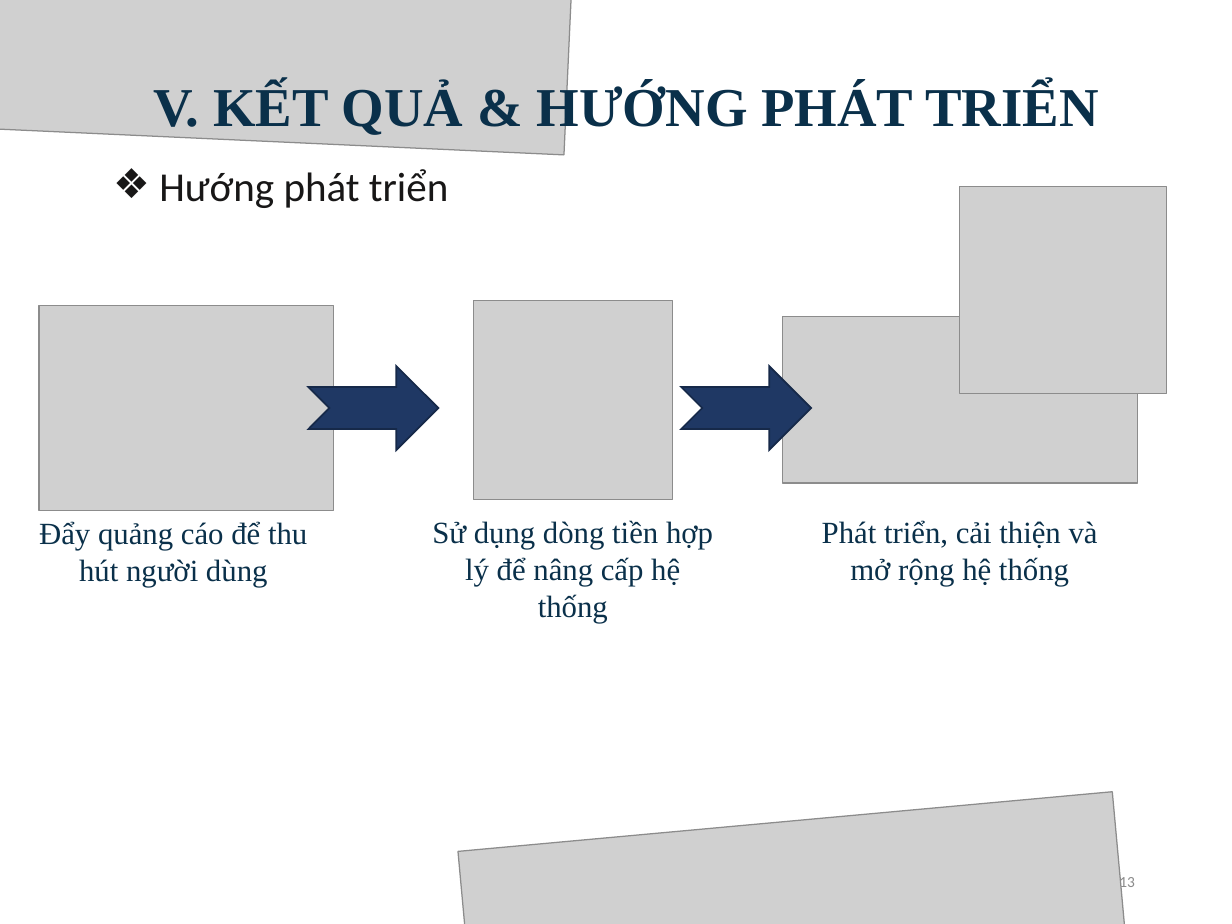
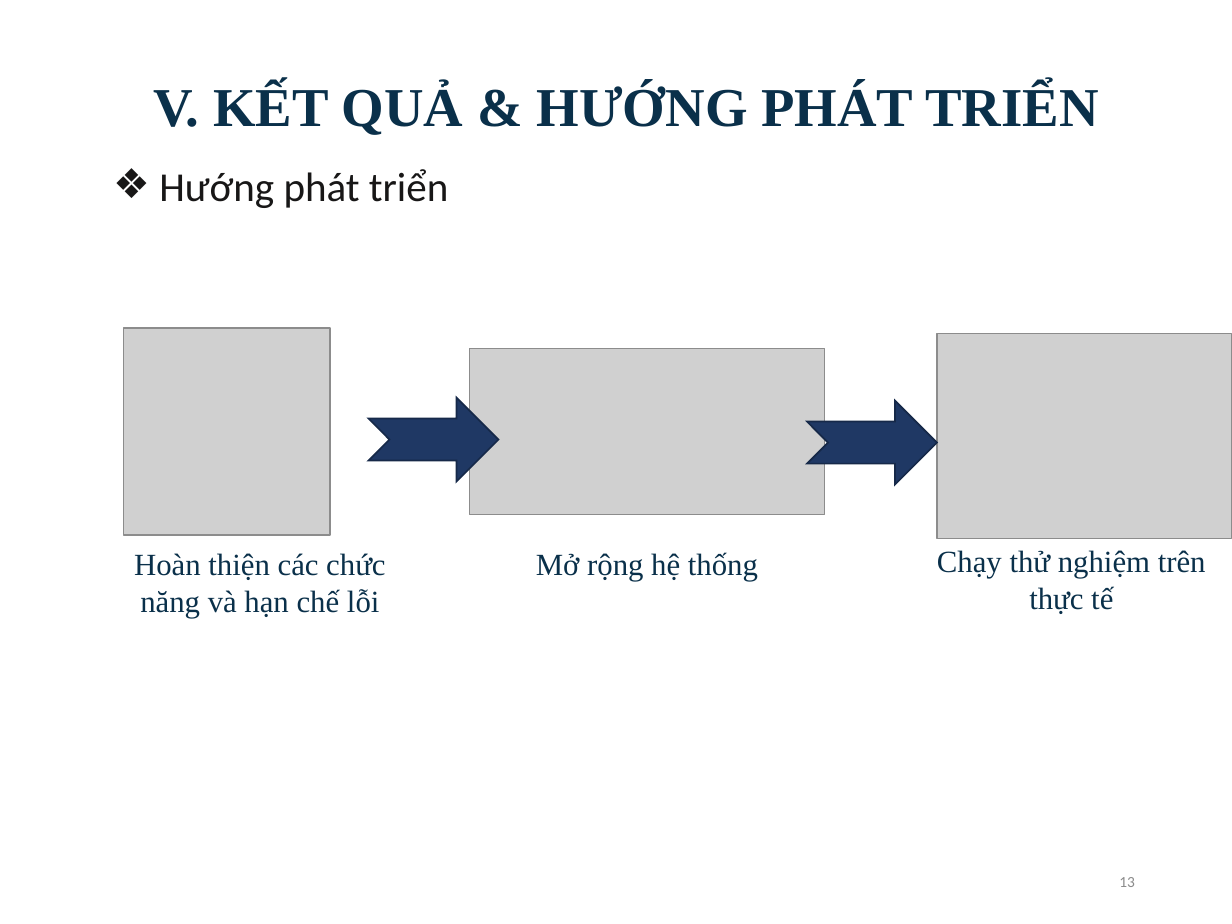
Before and after one commit to phamthuy1998/Internship_ClothesManagement, a slide deck: slide 13 of DATN_PhamThiThuy.pptx. Drawn at 1232x924 pixels with LibreOffice and Linux fonts; fonts in the diff are those of the drawing; grey boxes stand for pictures. Boxes give left, top, right and bottom in pixels: in the first picture for what was removed or moved away, otherwise in the second. Text is boxed around its words. In the diff, an @@ line names an element or a change of style, - is before the commit and + after.

```diff
--- a/DATN_PhamThiThuy.pptx
+++ b/DATN_PhamThiThuy.pptx
@@ picture removed at (0,0,582,155) @@
@@ picture: place and size @@
-picture at (960,187,1167,394)
+picture at (123,328,330,535)
@@ picture removed at (473,301,673,500) @@
@@ picture: place and size @@
-picture at (782,317,1137,483)
+picture at (469,349,824,515)
@@ picture: place and size @@
-picture at (39,306,334,511)
+picture at (938,333,1232,538)
@@ notched right arrow: place and size @@
-notched right arrow at (681,366,811,450)
+notched right arrow at (368,398,498,482)
@@ notched right arrow: place and size @@
-notched right arrow at (308,366,437,450)
+notched right arrow at (807,400,936,484)
@@ text removed at (39,521,307,587) @@
-Đẩy quảng cáo để thu hút người dùng
@@ text removed at (432,520,713,623) @@
-Sử dụng dòng tiền hợp lý để nâng cấp hệ thống
@@ text added at (134,553,385,618), 18 pt, text #0A304A @@
+Hoàn thiện các chức năng và hạn chế lỗi
@@ text at (536,552,758,581): text changed @@
-Phát triển, cải thiện và mở rộng hệ thống
+Mở rộng hệ thống
@@ text added at (937,550,1206,614), 18 pt, text #0A304A @@
+Chạy thử nghiệm trên thực tế
@@ picture removed at (458,792,1148,924) @@
```
Also in this commit, not shown: 12 other slides changed, 1 slide added, 50 other files.
